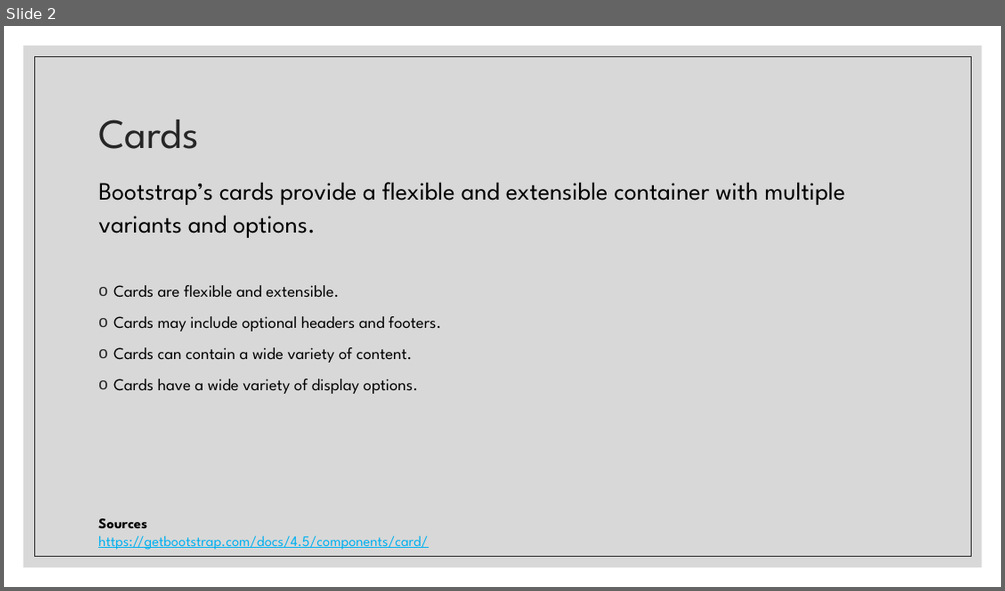
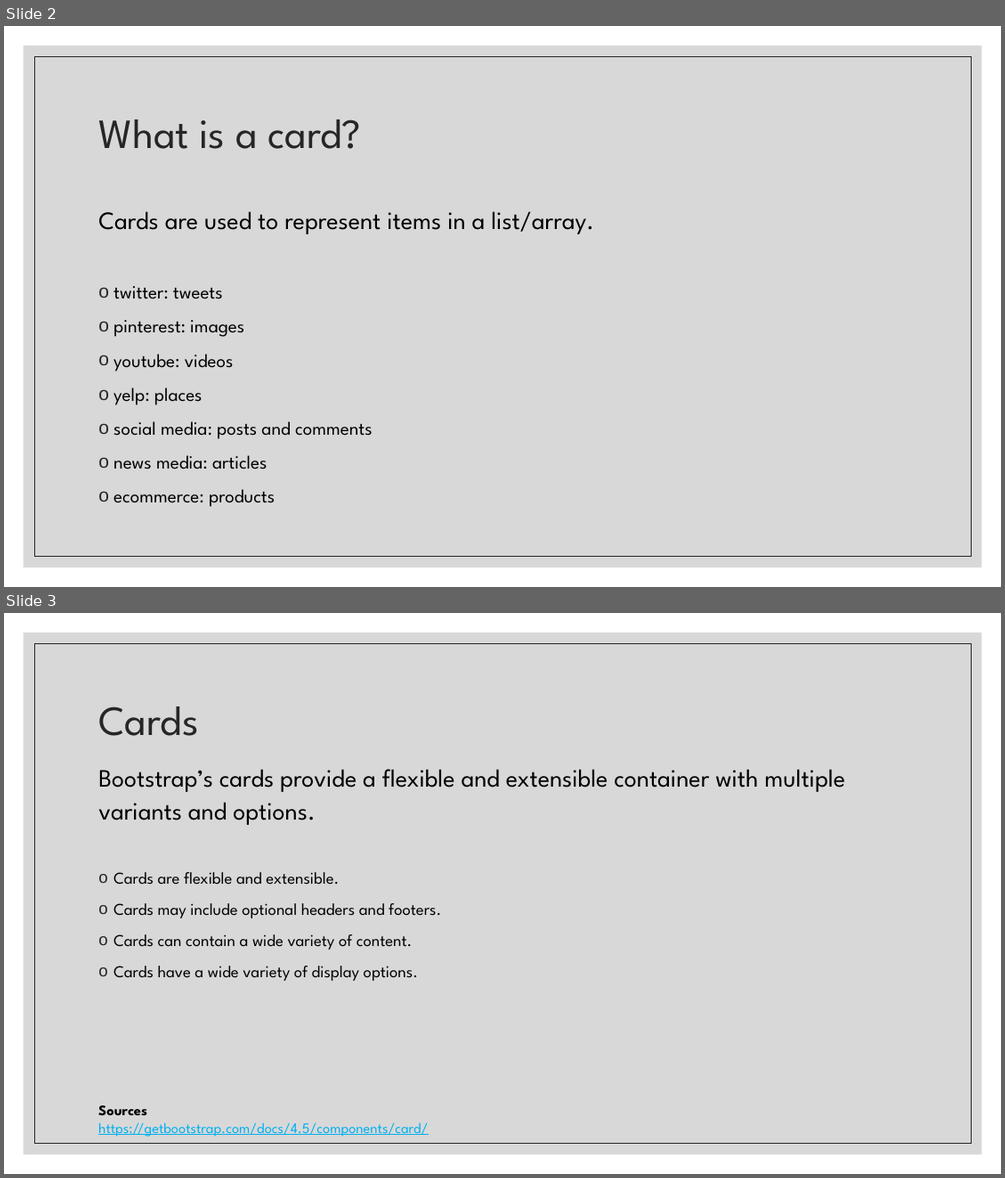
Before and after one commit to paulsmithkc/awd1000_base_lab_and_homework, a slide deck: bootstrap/slides/03 Bootstrap Cards.pptx. Shown one above the other, each under a label of ours: slide 2 before the commit, slides 2 and 3 after it. The pictures are 1005x591 and 1005x1178 pixels, drawn with LibreOffice and Linux fonts; fonts in the diff are those of the drawing. Boxes give left, top, right and bottom in pixels: in the first picture for what was removed or moved away, otherwise in the second. Text is boxed around its words. In the diff, an @@ line names an element or a change of style, - is before the commit and + after.

Commit message:
Adding examples of how cards might be used.

```diff
--- a/bootstrap/slides/03 Bootstrap Cards.pptx
+++ b/bootstrap/slides/03 Bootstrap Cards.pptx
@@ slide 2 added at [4, 26, 1001, 587], background #FFFFFF; not listed: 2 template elements that a slide beside it also shows @@
@@ title added at [98, 119, 361, 149], 40 pt, text #262626 @@
+What is a card?
@@ text added at [98, 211, 594, 507], 18 pt, text #000000 @@
+Cards are used to represent items in a list/array.
+o twitter: tweets
+o pinterest: images
+o youtube: videos
+o yelp: places
+o social media: posts and comments
+o news media: articles
+o ecommerce: products
@@ what was slide 2 is now slide 3 @@
```
